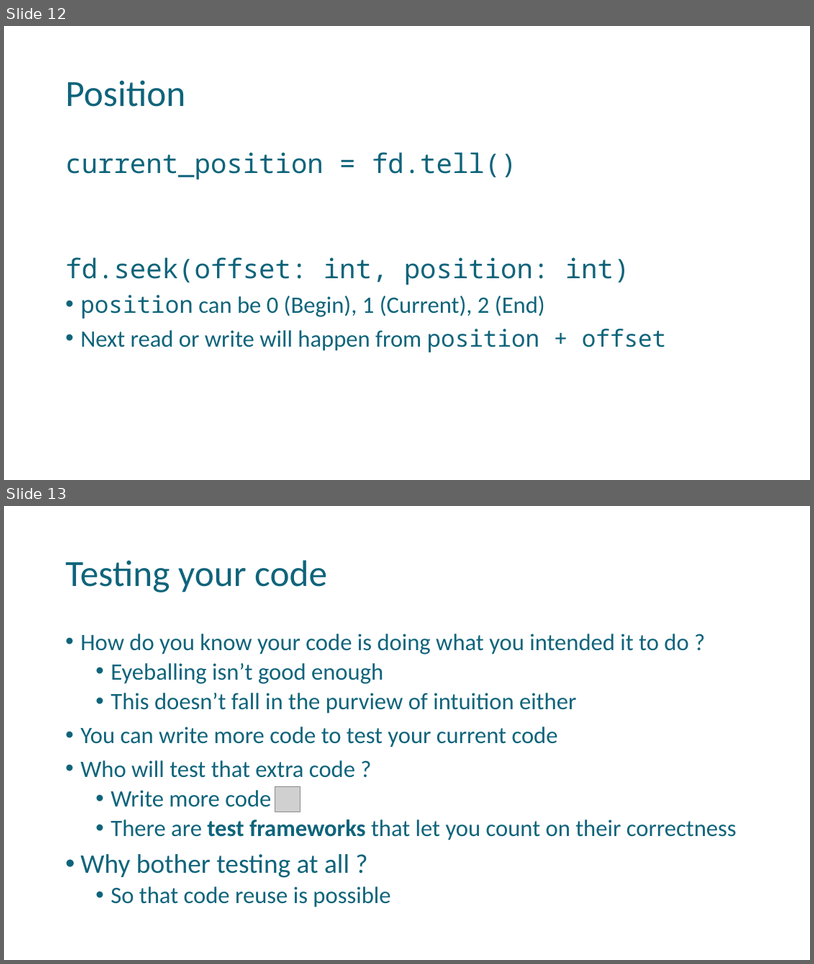
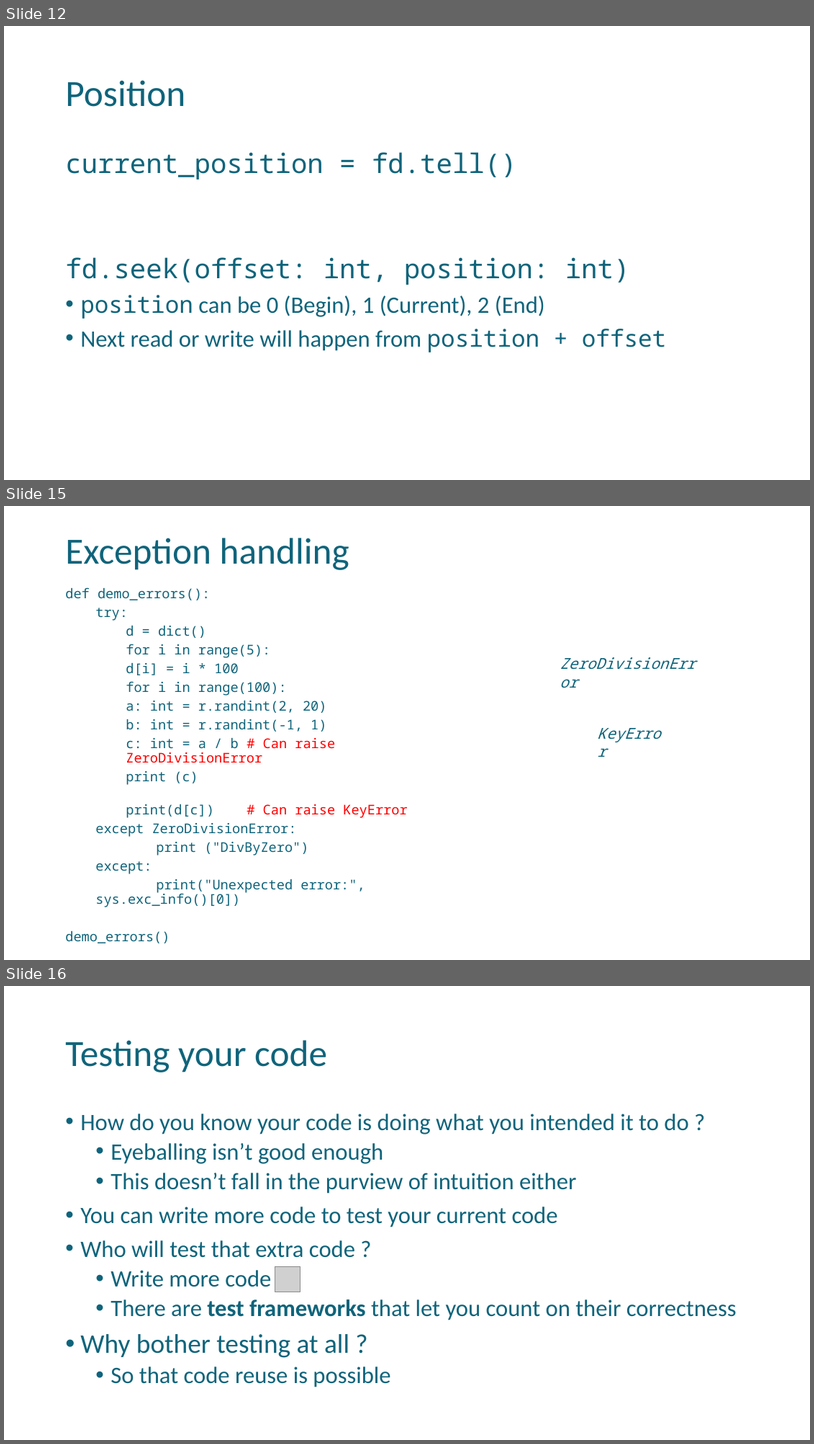
Before and after one commit to uday87j/teach_python, a slide deck: fundamentals/9-Type conversion, Files, doctest.pptx. Shown one above the other, each under a label of ours: slides 12 and 13 before the commit, slides 12, 15 and 16 after it; the slides between them are not shown. The pictures are 814x964 and 814x1444 pixels, drawn with LibreOffice and Linux fonts; fonts in the diff are those of the drawing; grey boxes stand for pictures. Boxes give left, top, right and bottom in pixels: in the first picture for what was removed or moved away, otherwise in the second. Text is boxed around its words. In the diff, an @@ line names an element or a change of style, - is before the commit and + after.

```diff
--- a/fundamentals/9-Type conversion, Files, doctest.pptx
+++ b/fundamentals/9-Type conversion, Files, doctest.pptx
@@ slide 15 added at bbox=[4, 506, 810, 960], background #FFFFFF @@
@@ title added at bbox=[65, 538, 350, 570], 44 pt, text #0F647B @@
+Exception handling
@@ text added at bbox=[65, 587, 407, 893], 16 pt, text #0F647B @@
+def demo_errors():
+  try:
+    d = dict()
+    for i in range(5):
+    d[i] = i * 100
+    for i in range(100):
+    a: int = r.randint(2, 20)
+    b: int = r.randint(-1, 1)
+    c: int = a / b # Can raise ZeroDivisionError
+    print (c)
+    print(d[c]) # Can raise KeyError
+  except ZeroDivisionError:
+  print ("DivByZero")
+  except:
+  print("Unexpected error:", sys.exc_info()[0])
+demo_errors()
@@ text added at bbox=[554, 651, 709, 675], 18 pt, text #0F647B, italic @@
+ZeroDivisionError
@@ text added at bbox=[592, 721, 671, 745], 18 pt, text #0F647B, italic @@
+KeyError
@@ what was slide 13 is now slide 16 @@
```
Also in this commit, not shown: 2 other slides added.
